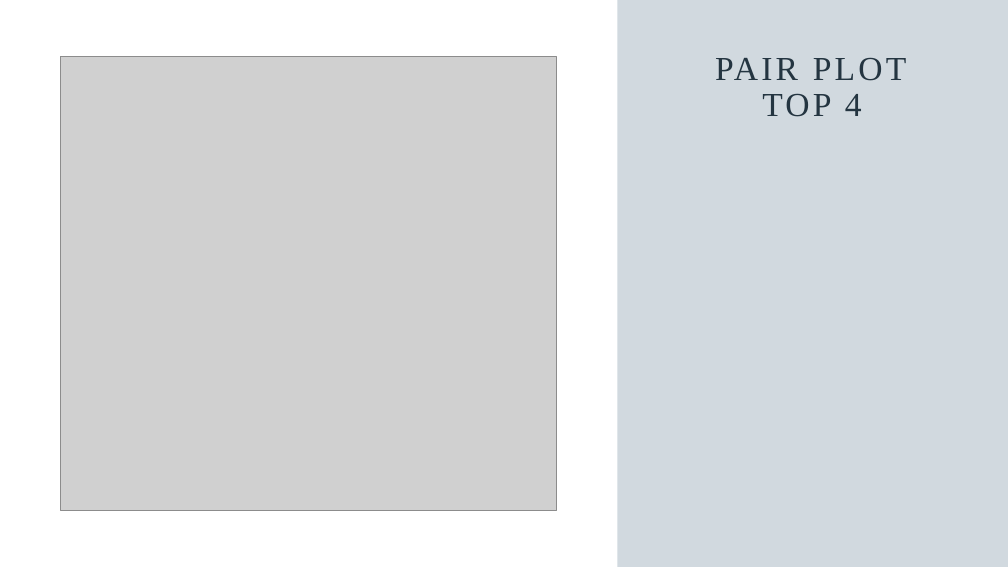
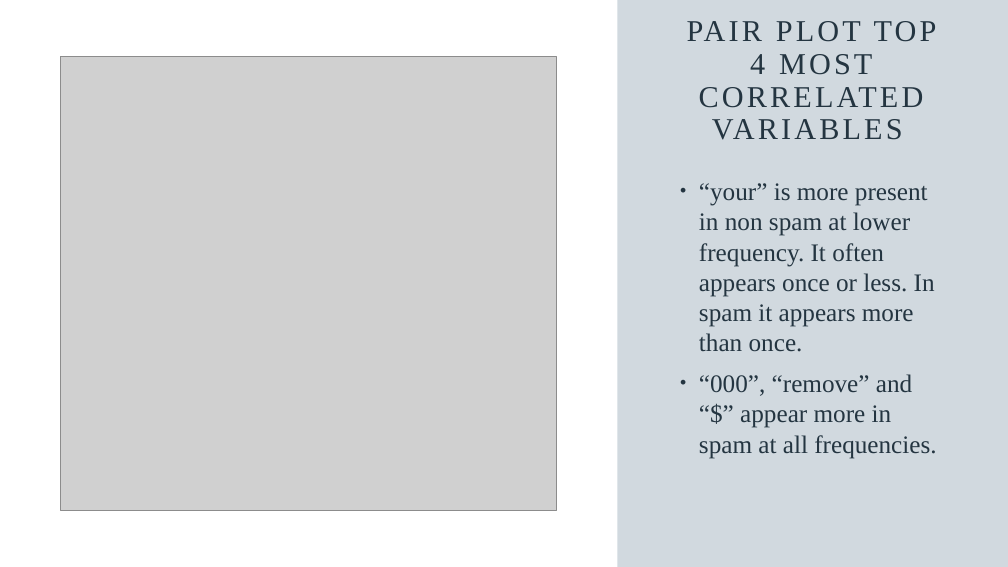
Before and after one commit to Ulysse3311/spambase, a slide deck: slide 6 of SPAMBASE.pptx. Drawn at 1008x567 pixels with LibreOffice and Linux fonts; fonts in the diff are those of the drawing; grey boxes stand for pictures. Boxes give left, top, right and bottom in pixels: in the first picture for what was removed or moved away, otherwise in the second. Text is boxed around its words. In the diff, an @@ line names an element or a change of style, - is before the commit and + after.

```diff
--- a/SPAMBASE.pptx
+++ b/SPAMBASE.pptx
@@ title at (750,54,872,75): text changed; size 32 to 28.8 pt @@
-PAIR PLOT TOP 4
+PAIR PLOT TOP 4 MOST CORRELATED VARIABLES
@@ text added at (699,183,936,459), 24 pt, text #243541 @@
+• “your” is more present in non spam at lower frequency. It often appears once or less. In spam it appears more than once.
+• “000”, “remove” and “$” appear more in spam at all frequencies.
```
Also in this commit, not shown: 2 other slides changed, 1 slide added, 2 slides removed.
